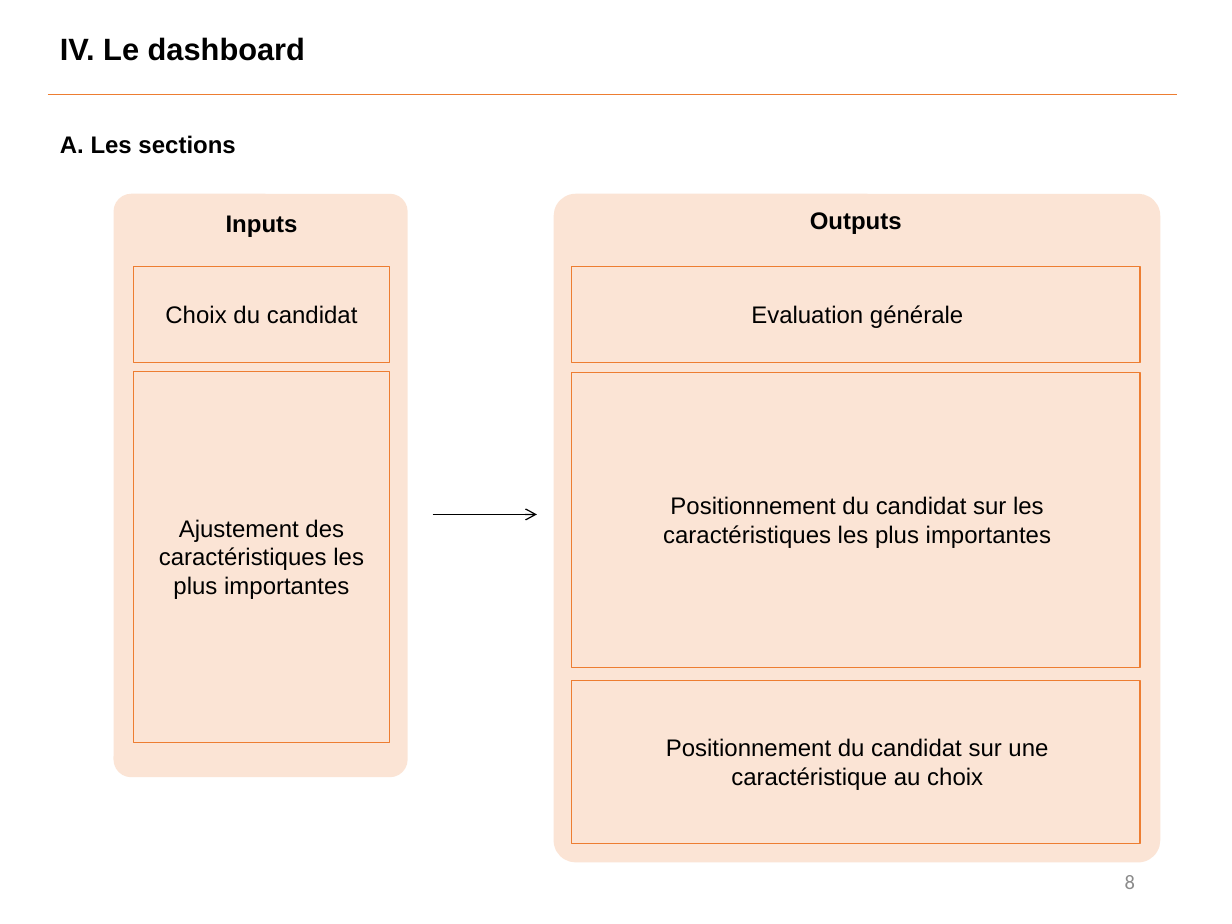
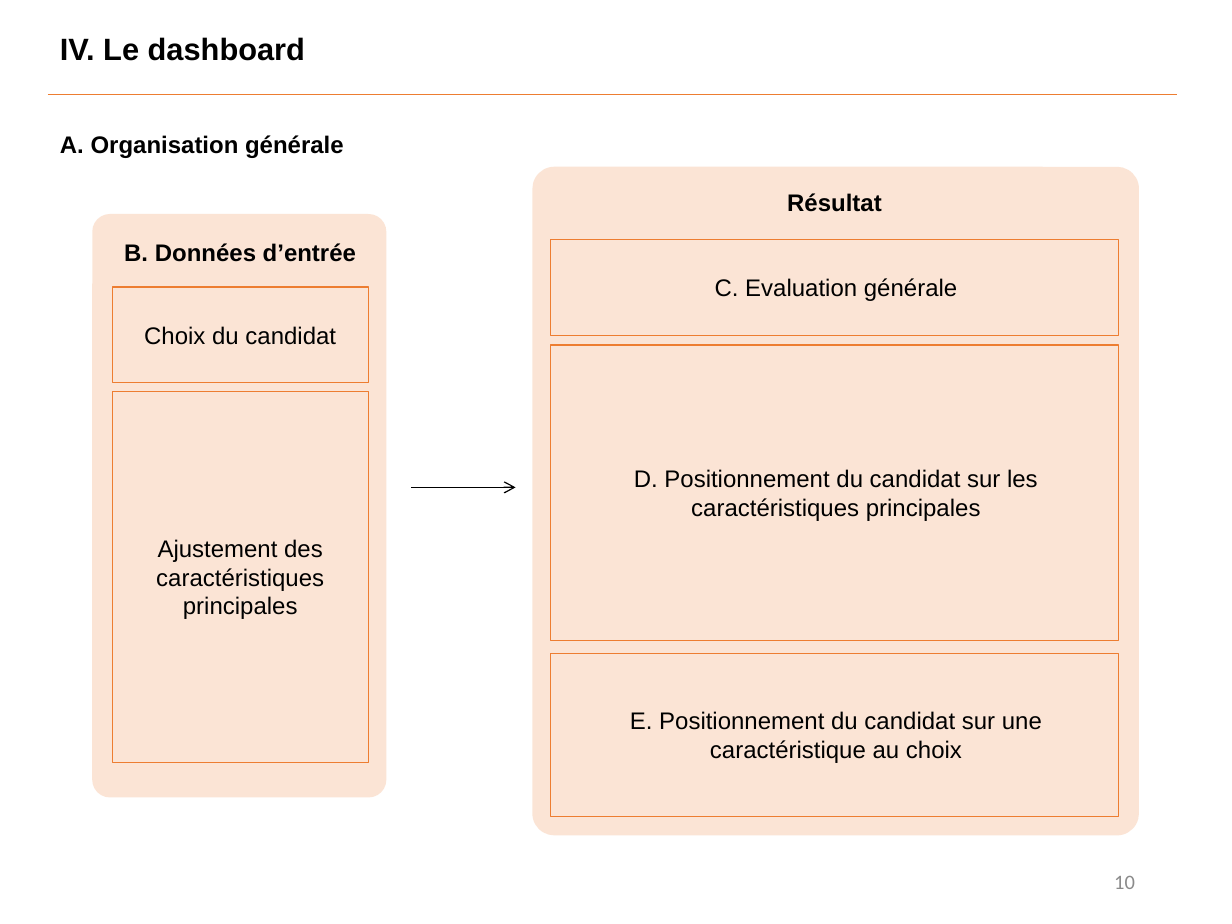
Before and after one commit to Benoit-78/P7_credit_loan_scoring_model, a slide deck: slide 10 of soutenance/P7_soutenance.pptx (slide 8 before the commit). Drawn at 1232x924 pixels with LibreOffice and Linux fonts; fonts in the diff are those of the drawing. Boxes give left, top, right and bottom in pixels: in the first picture for what was removed or moved away, otherwise in the second. Text is boxed around its words. In the diff, an @@ line names an element or a change of style, - is before the commit and + after.

```diff
--- a/soutenance/P7_soutenance.pptx
+++ b/soutenance/P7_soutenance.pptx
@@ text at (60, 135, 344, 158): text changed @@
-A. Les sections
+A. Organisation générale
@@ text at (787, 193, 882, 212): text changed @@
-Outputs
+Résultat
@@ text at (124, 243, 356, 262): text changed @@
-Inputs
+B. Données d’entrée
@@ text at (715, 278, 957, 301): text changed @@
-Evaluation générale
+C. Evaluation générale
@@ 2 rectangles, 1 text, 1 rounded rectangle: place and size @@
-2 rectangles, 1 text, 1 rounded rectangle at (113, 193, 408, 777)
+2 rectangles, 1 text, 1 rounded rectangle at (92, 214, 387, 798)
@@ text at (634, 469, 1038, 521): text changed @@
-Positionnement du candidat sur les caractéristiques les plus importantes
+D. Positionnement du candidat sur les caractéristiques principales
@@ text at (156, 539, 324, 619): text changed @@
-Ajustement des caractéristiques les plus importantes
+Ajustement des caractéristiques principales
@@ 3 rectangles, 1 rounded rectangle, 1 arrow: place and size @@
-3 rectangles, 1 rounded rectangle, 1 arrow at (432, 193, 1159, 862)
+3 rectangles, 1 rounded rectangle, 1 arrow at (411, 166, 1138, 835)
@@ text at (630, 711, 1042, 763): text changed @@
-Positionnement du candidat sur une caractéristique au choix
+E. Positionnement du candidat sur une caractéristique au choix
@@ page number at (1114, 876, 1135, 889): text changed @@
-8
+10
```
Also in this commit, not shown: 6 other slides changed, 5 slides added, 3 other files.
